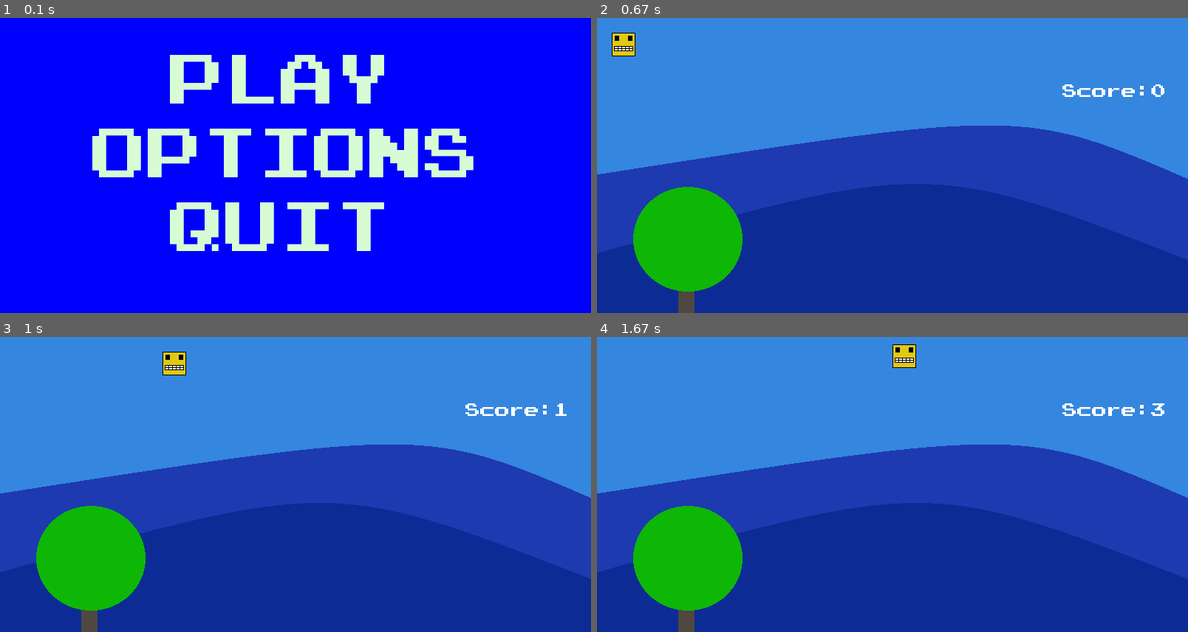
Above: before the commit, frames 1-4 (two rows, left to right).
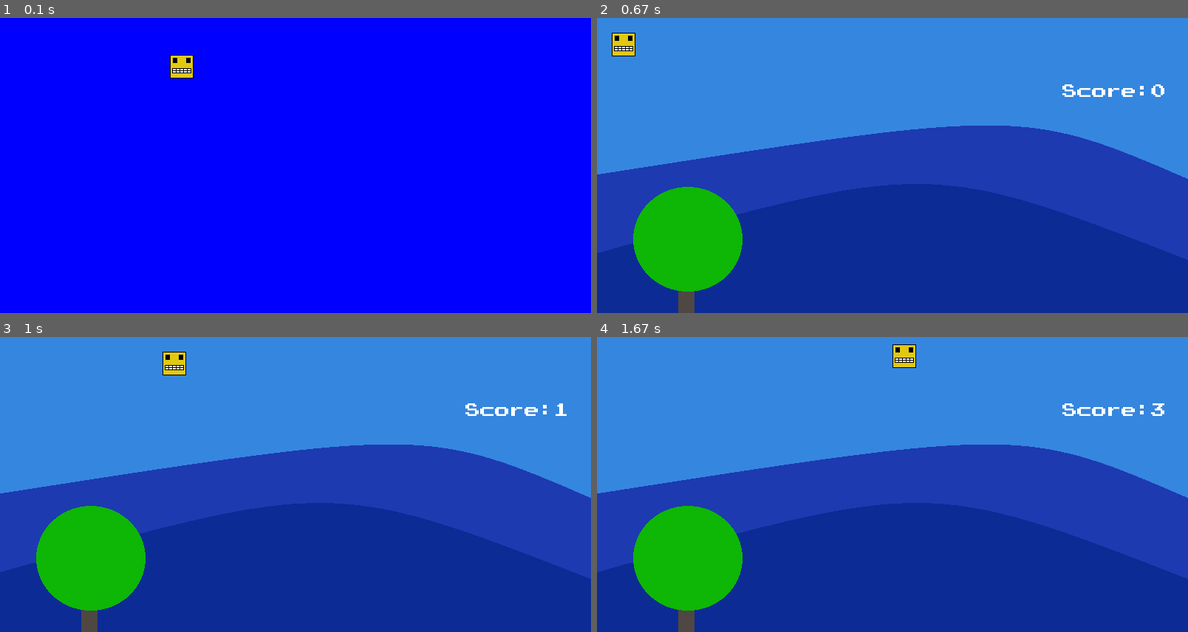
Above: after the commit, the same moments.

Repository: i-kratko/pygame-tues-fest
Game: pygame game, started from Code/main.py
The game is run twice, just before and just after one commit, with the same random seed, the same clock (stepped at 60 frames per second) and the same inputs.
Inputs (mouse positions are in pixels of both pictures, inside the frame that each line leads up to):
- Up to frame 1 (0.1 s): no input
- Up to frame 2 (0.67 s): click (780, 65) at 0.38 s
- Up to frame 3 (1 s): hold D from 0.67 s (still down); move the mouse to (295, 502) at 0.7 s
- Up to frame 4 (1.67 s): release D at 1.13 s; hold W 1.17-1.47 s; hold D from 1.5 s (still down)

The runs differ from the first frame. In frame 1, 11% of the frame differs, in the area x 15-81%, y 12-79%; in frame 2, nothing differs; in frame 3, nothing differs; in frame 4, nothing differs.

Commit message:
Reworked the button.py file

Diff:
--- a/Code/button.py
+++ b/Code/button.py
@@ -1,29 +1,12 @@
-class Button():
-	def __init__(self, image, pos, text_input, font, base_color, hovering_color):
-		self.image = image
-		self.x_pos = pos[0]
-		self.y_pos = pos[1]
-		self.font = font
-		self.base_color, self.hovering_color = base_color, hovering_color
-		self.text_input = text_input
-		self.text = self.font.render(self.text_input, True, self.base_color)
-		if self.image is None:
-			self.image = self.text
-		self.rect = self.image.get_rect()
-		self.text_rect = self.text.get_rect()
+import pygame
+from pygame import rect
 
-	def update(self, screen):
-		if self.image is not None:
-			screen.blit(self.image, self.rect)
-		screen.blit(self.text, self.text_rect)
-
-	def checkForInput(self, position):
-		if position[0] in range(self.rect.left, self.rect.right) and position[1] in range(self.rect.top, self.rect.bottom):
-			return True
-		return False
-
-	def changeColor(self, position):
-		if position[0] in range(self.rect.left, self.rect.right) and position[1] in range(self.rect.top, self.rect.bottom):
-			self.text = self.font.render(self.text_input, True, self.hovering_color)
-		else:
-			self.text = self.font.render(self.text_input, True, self.base_color)
+class Button(pygame.sprite.Sprite):
+    def __init__(self, x, y, picturePath):
+        super().__init__()
+        self.image = pygame.image.load(picturePath)
+        self.rect = self.image.get_rect()
+        self.x = int(x)
+        self.y = int(y)
+        self.rect.x = self.x
+        self.rect.y = self.y
--- a/Code/const.py
+++ b/Code/const.py
@@ -10,3 +10,4 @@
 playerSpritePath = "Graphics\PlayerSprite.png"
 backgroundPath = ("Graphics/backgrounds/ne.png")
 bryhsound = ("Audio/bryh.wav")
+##### BUTTON SPRITES ######
--- a/Code/main.py
+++ b/Code/main.py
@@ -17,58 +17,6 @@
     def __init__(self):
         self.level = 1
 
-    def play(self):
-        while True:
-            PLAY_MOUSE_POS = pygame.mouse.get_pos()
-
-            display.fill("black")
-
-            PLAY_TEXT = get_font(45).render("This is the PLAY screen.", True, "White")
-            PLAY_RECT = PLAY_TEXT.get_rect(center=(640, 260))
-            display.blit(PLAY_TEXT, PLAY_RECT)
-
-            PLAY_BACK = Button(None, pos=(640, 460), text_input="BACK", font=get_font(75), base_color="White", hovering_color="Green")
-
-            PLAY_BACK.changeColor(PLAY_MOUSE_POS)
-            PLAY_BACK.update(display)
-
-            for event in pygame.event.get():
-                if event.type == pygame.QUIT:
-                    pygame.quit()
-                    exit()
-                if event.type == pygame.MOUSEBUTTONDOWN:
-                    if PLAY_BACK.checkForInput(PLAY_MOUSE_POS):
-                        self.mainMenu()
-
-
-            pygame.display.update()
-
-    def options(self):
-        while True:
-            OPTIONS_MOUSE_POS = pygame.mouse.get_pos()
-
-            display.fill("white")
-
-            OPTIONS_TEXT = get_font(45).render("This is the OPTIONS screen.", True, "Black")
-            OPTIONS_RECT = OPTIONS_TEXT.get_rect(center=(640, 260))
-            display.blit(OPTIONS_TEXT, OPTIONS_RECT)
-
-            OPTIONS_BACK = Button(image=None, pos=(640, 460), text_input="BACK", font=get_font(75), base_color="Black", hovering_color="Green")
-
-            OPTIONS_BACK.changeColor(OPTIONS_MOUSE_POS)
-            OPTIONS_BACK.update(display)
-
-            for event in pygame.event.get():
-                if event.type == pygame.QUIT:
-                    pygame.quit()
-                    exit()
-                if event.type == pygame.MOUSEBUTTONDOWN:
-                    if OPTIONS_BACK.checkForInput(OPTIONS_MOUSE_POS):
-                        self.mainMenu()
-
-            pygame.display.update()
-
-
     #TODO: main menu
     def mainMenu(self):
         gameOver = False
@@ -81,15 +29,13 @@
         MENU_TEXT = get_font(100).render("MAIN MENU", True, "#b68f40")
         MENU_RECT = MENU_TEXT.get_rect(center=(640, 100))
 
-        PLAY_BUTTON = Button(None, pos=(640, 250), text_input="PLAY", font=get_font(75), base_color="#d7fcd4", hovering_color="Green")
-        OPTIONS_BUTTON = Button(None, pos=(640, 400), text_input="OPTIONS", font=get_font(75), base_color="#d7fcd4", hovering_color="Green")
-        QUIT_BUTTON = Button(None, pos=(640, 550), text_input="QUIT", font=get_font(75), base_color="#d7fcd4", hovering_color="Green")
+        PLAY_BUTTON = Button(230, 50, const.playerSpritePath)
+        #OPTIONS_BUTTON = Button(None, pos=(640, 400), text_input="OPTIONS", font=get_font(75), base_color="#d7fcd4", hovering_color="Green")
+        #QUIT_BUTTON = Button(None, pos=(640, 550), text_input="QUIT", font=get_font(75), base_color="#d7fcd4", hovering_color="Green")
+
+        buttonGroup = pygame.sprite.Group()
 
         display.blit(MENU_TEXT, (0, 0))
-
-        for button in [PLAY_BUTTON, OPTIONS_BUTTON, QUIT_BUTTON]:
-            button.changeColor(MENU_MOUSE_POS)
-            button.update(display)
 
         while not gameOver:
             for event in pygame.event.get():
@@ -114,8 +60,8 @@
 
             display.blit(bgSurface,(0,0))
             display.blit(PLAY_BUTTON.image, (230, 50))
-            display.blit(OPTIONS_BUTTON.image, (125, 150))
-            display.blit(QUIT_BUTTON.image, (230, 250))
+            #display.blit(OPTIONS_BUTTON.image, (125, 150))
+            #display.blit(QUIT_BUTTON.image, (230, 250))
 
             pygame.display.update()
             clock.tick(const.FPS)
